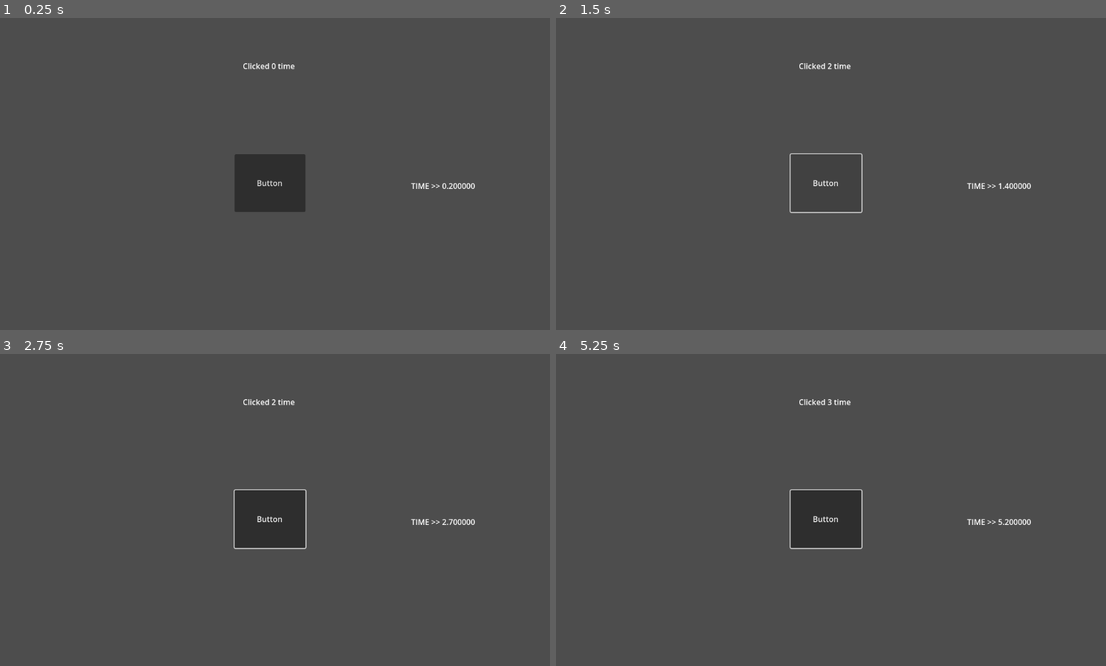
Above: before the commit, frames 1-4 (two rows, left to right).
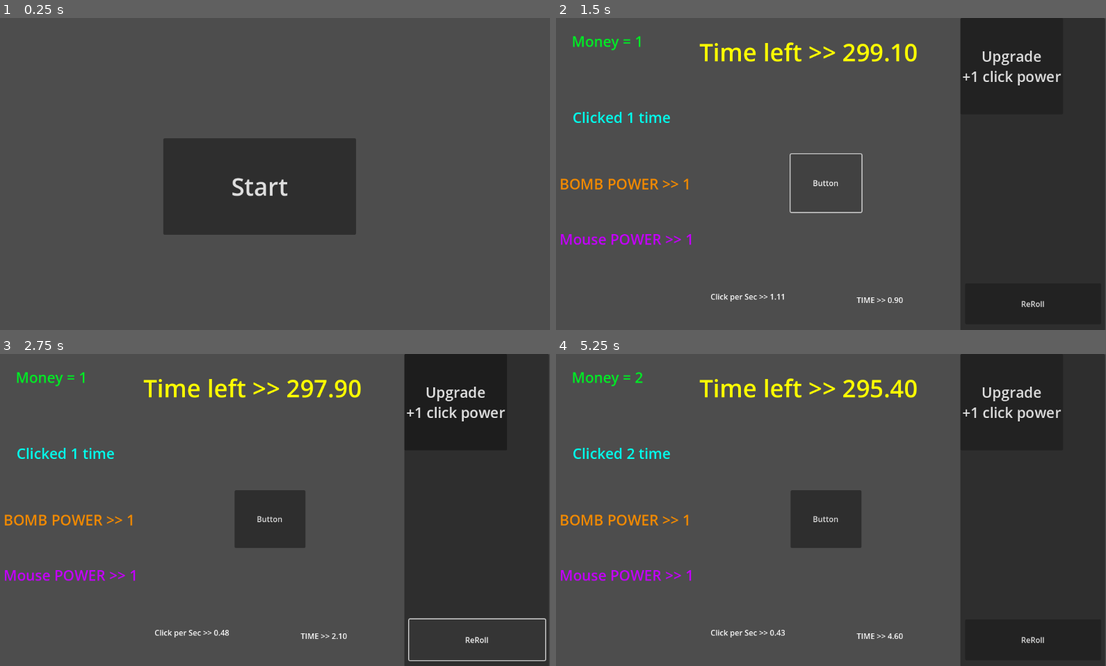
Above: after the commit, the same moments.

Repository: phunnnnnn/GameClick
Game: Godot game, scene res://Scene/startScene.tscn
Same seed, same stepped clock (60 frames per second), same inputs: the game is played once before the commit and once after it. Before the commit the project starts from res://Scene/main.tscn.
Inputs (mouse positions are in pixels of both pictures, inside the frame that each line leads up to):
- Up to frame 1 (0.25 s): no input
- Up to frame 2 (1.5 s): click (825, 183) at 0.5 s, where only the run before the commit has a clickable "Button"; click "Button" at 1.25 s
- Up to frame 3 (2.75 s): click (478, 641) at 2 s, where only the run after the commit has a clickable "ReRoll"
- Up to frame 4 (5.25 s): click (1012, 400) at 2.75 s, where only the run after the commit has a clickable "Upgrade +1 click power"; click "Button" at 3.5 s; click (1034, 641) at 4.25 s, where only the run after the commit has a clickable "ReRoll"; click (1012, 400) at 5 s, where only the run after the commit has a clickable "Upgrade +1 click power"

The runs differ from the first frame. In frame 1, 8.9% of the frame differs, in the area x 29-87%, y 14-70%; in frame 2, 28%; in frame 3, 25%; in frame 4, 29%, in the area x 0-100%, y 0-100%.

Commit message:
shop and startmenu
add
+ startmenu
+ gameover
+ shop
+ reroll
+ reset
+upgrade

Diff:
--- a/gameclick/Scene/main.tscn
+++ /dev/null
@@ -1,60 +0,0 @@
-[gd_scene load_steps=2 format=3 uid="uid://8oa6lset6jw3"]
-
-[ext_resource type="Script" uid="uid://d1th6oo2sey2p" path="res://Script/mainScript.gd" id="1_f6udf"]
-
-[node name="Main" type="Control"]
-layout_mode = 3
-anchors_preset = 15
-anchor_right = 1.0
-anchor_bottom = 1.0
-grow_horizontal = 2
-grow_vertical = 2
-script = ExtResource("1_f6udf")
-
-[node name="clickButton" type="Button" parent="."]
-layout_mode = 1
-anchors_preset = -1
-anchor_right = 1.0
-anchor_bottom = 1.0
-offset_left = 498.0
-offset_top = 283.0
-offset_right = -507.0
-offset_bottom = -245.0
-text = "Button"
-
-[node name="clicktimeLable" type="Label" parent="."]
-layout_mode = 1
-anchors_preset = 10
-anchor_right = 1.0
-offset_left = 370.0
-offset_right = -382.0
-offset_bottom = 200.0
-grow_horizontal = 2
-text = "Clicked 0 time"
-horizontal_alignment = 1
-vertical_alignment = 1
-
-[node name="Timer" type="Timer" parent="."]
-wait_time = 0.1
-
-[node name="bomb" type="Timer" parent="."]
-
-[node name="prebomb" type="Timer" parent="."]
-wait_time = 5.0
-one_shot = true
-
-[node name="bombScaling" type="Timer" parent="."]
-wait_time = 5.0
-
-[node name="clock" type="Label" parent="."]
-layout_mode = 1
-anchors_preset = 10
-anchor_right = 1.0
-offset_left = 731.0
-offset_top = 249.0
-offset_right = -21.0
-offset_bottom = 449.0
-grow_horizontal = 2
-text = "TIME >> 0.0"
-horizontal_alignment = 1
-vertical_alignment = 1
--- /dev/null
+++ b/gameclick/Scene/mainScene.tscn
@@ -0,0 +1,157 @@
+[gd_scene load_steps=2 format=3 uid="uid://8oa6lset6jw3"]
+
+[ext_resource type="Script" uid="uid://d1th6oo2sey2p" path="res://Script/mainScript.gd" id="1_v45jg"]
+
+[node name="Main" type="Control"]
+layout_mode = 3
+anchors_preset = 15
+anchor_right = 1.0
+anchor_bottom = 1.0
+grow_horizontal = 2
+grow_vertical = 2
+script = ExtResource("1_v45jg")
+
+[node name="clickButton" type="Button" parent="."]
+layout_mode = 1
+anchors_preset = -1
+anchor_right = 1.0
+anchor_bottom = 1.0
+offset_left = 498.0
+offset_top = 283.0
+offset_right = -507.0
+offset_bottom = -245.0
+text = "Button"
+
+[node name="clicktimeLable" type="Label" parent="."]
+layout_mode = 1
+anchors_preset = 10
+anchor_right = 1.0
+offset_left = 41.0
+offset_top = 166.0
+offset_right = -897.0
+offset_bottom = 247.0
+grow_horizontal = 2
+theme_override_colors/font_color = Color(0, 1, 0.933333, 1)
+theme_override_font_sizes/font_size = 30
+text = "Clicked 0 time"
+horizontal_alignment = 1
+vertical_alignment = 1
+
+[node name="clock" type="Label" parent="."]
+layout_mode = 1
+anchors_preset = 10
+anchor_right = 1.0
+offset_left = 547.0
+offset_top = 528.0
+offset_right = -332.0
+offset_bottom = 643.0
+grow_horizontal = 2
+text = "TIME >> 0.0"
+horizontal_alignment = 1
+vertical_alignment = 1
+
+[node name="moneyLable" type="Label" parent="."]
+layout_mode = 1
+anchors_preset = 10
+anchor_right = 1.0
+offset_left = 7.0
+offset_top = 8.0
+offset_right = -923.0
+offset_bottom = 88.0
+grow_horizontal = 2
+theme_override_colors/font_color = Color(0, 0.921569, 0.145098, 1)
+theme_override_font_sizes/font_size = 30
+text = "Money = 0"
+horizontal_alignment = 1
+vertical_alignment = 1
+
+[node name="bombPowerLable" type="Label" parent="."]
+layout_mode = 1
+anchors_preset = 10
+anchor_right = 1.0
+offset_left = 15.0
+offset_top = 288.0
+offset_right = -856.0
+offset_bottom = 401.0
+grow_horizontal = 2
+theme_override_colors/font_color = Color(0.952941, 0.541176, 0, 1)
+theme_override_font_sizes/font_size = 30
+text = "BOMB POWER >> 1"
+horizontal_alignment = 1
+vertical_alignment = 1
+
+[node name="mousePowerLable" type="Label" parent="."]
+layout_mode = 1
+anchors_preset = 10
+anchor_right = 1.0
+offset_left = 18.0
+offset_top = 403.0
+offset_right = -853.0
+offset_bottom = 516.0
+grow_horizontal = 2
+theme_override_colors/font_color = Color(0.768743, 0.00259829, 0.982228, 1)
+theme_override_font_sizes/font_size = 30
+text = "Mouse POWER >> 1"
+horizontal_alignment = 1
+vertical_alignment = 1
+
+[node name="timeLeftLable" type="Label" parent="."]
+layout_mode = 1
+anchors_preset = 10
+anchor_right = 1.0
+offset_left = 351.0
+offset_right = -434.0
+offset_bottom = 141.0
+grow_horizontal = 2
+theme_override_colors/font_color = Color(1, 1, 0, 1)
+theme_override_font_sizes/font_size = 50
+text = "Time left >> 0.0"
+horizontal_alignment = 1
+vertical_alignment = 1
+
+[node name="clickPerSecLable" type="Label" parent="."]
+layout_mode = 1
+anchors_preset = 10
+anchor_right = 1.0
+offset_left = 245.0
+offset_top = 522.0
+offset_right = -578.0
+offset_bottom = 636.0
+grow_horizontal = 2
+text = "Click per min >> 0.0"
+horizontal_alignment = 1
+vertical_alignment = 1
+
+[node name="shop" type="Panel" parent="."]
+layout_mode = 1
+anchors_preset = 11
+anchor_left = 1.0
+anchor_right = 1.0
+anchor_bottom = 1.0
+offset_left = -302.0
+offset_right = -2.0
+offset_bottom = 2.0
+grow_horizontal = 0
+grow_vertical = 2
+
+[node name="rerollButton" type="Button" parent="shop"]
+layout_mode = 0
+offset_left = 10.0
+offset_top = 551.0
+offset_right = 292.0
+offset_bottom = 636.0
+text = "ReRoll"
+
+[node name="timerContainter" type="Node" parent="."]
+
+[node name="Timer" type="Timer" parent="timerContainter"]
+wait_time = 0.1
+
+[node name="bomb" type="Timer" parent="timerContainter"]
+
+[node name="prebomb" type="Timer" parent="timerContainter"]
+wait_time = 5.0
+one_shot = true
+
+[node name="bombScaling" type="Timer" parent="timerContainter"]
+wait_time = 5.0
--- /dev/null
+++ b/gameclick/Scene/startScene.tscn
@@ -0,0 +1,23 @@
+[gd_scene load_steps=2 format=3 uid="uid://dc28lgljgh577"]
+
+[ext_resource type="Script" uid="uid://bne5gvnjfkjnu" path="res://Script/startScript.gd" id="1_fmdgn"]
+
+[node name="startMain" type="Control"]
+layout_mode = 3
+anchors_preset = 15
+anchor_right = 1.0
+anchor_bottom = 1.0
+grow_horizontal = 2
+grow_vertical = 2
+mouse_filter = 2
+script = ExtResource("1_fmdgn")
+
+[node name="Button" type="Button" parent="."]
+layout_mode = 0
+offset_left = 350.0
+offset_top = 250.0
+offset_right = 750.0
+offset_bottom = 450.0
+theme_override_font_sizes/font_size = 50
+text = "Start"
+icon_alignment = 1
--- /dev/null
+++ b/gameclick/Scene/upgradeScene.tscn
@@ -0,0 +1,23 @@
+[gd_scene load_steps=2 format=3 uid="uid://dpjen5q2e5a3c"]
+
+[ext_resource type="Script" uid="uid://c4fcba2d17ji2" path="res://Script/upgradeScript.gd" id="1_cypl2"]
+
+[node name="Upgrade" type="Control"]
+layout_mode = 3
+anchors_preset = 15
+anchor_right = 1.0
+anchor_bottom = 1.0
+grow_horizontal = 2
+grow_vertical = 2
+size_flags_horizontal = 4
+size_flags_vertical = 4
+mouse_filter = 2
+script = ExtResource("1_cypl2")
+
+[node name="Button" type="Button" parent="."]
+layout_mode = 0
+offset_right = 213.0
+offset_bottom = 200.0
+theme_override_font_sizes/font_size = 30
+text = "Upgrade
++1 click power"
--- a/gameclick/Script/mainScript.gd
+++ b/gameclick/Script/mainScript.gd
@@ -4,16 +4,30 @@
 @onready var button = $clickButton
 @onready var lable = $clicktimeLable
 @onready var clock = $clock
-@onready var myTimer = $Timer
+@onready var myTimer = $timerContainter/Timer
+@onready var bombPowerLable = $bombPowerLable
+@onready var clickPerSecLable = $clickPerSecLable
+@onready var moneyLable = $moneyLable
+@onready var timeLeftLable = $timeLeftLable
+@onready var shop = $shop
+@onready var timerContainter = $timerContainter
+@onready var mousePowerLable = $mousePowerLable
+@onready var rerollbutton = $shop/rerollButton
 #BOOM
-@onready var bomb = $bomb
-@onready var prebomb = $prebomb
-@onready var bombScaling = $bombScaling
+@onready var bomb = $timerContainter/bomb
+@onready var prebomb = $timerContainter/prebomb
+@onready var bombScaling = $timerContainter/bombScaling
 
+var time = 0.0
+var timeLeft = 300.0
+var money = 0
+var clickAll = 0
+var clickedTime = 0
+var bombPower = 1
+var clickPerMin = 0.0
 
-var clickedTime = 0
-var time = 0.0
-var bombPower = 1
+var mousePower = 1
+var mouse_inside = 0
 
 func _ready() -> void:
 	button.pressed.connect(_click)
@@ -21,19 +35,47 @@
 	bomb.timeout.connect(_bomb_click)
 	prebomb.timeout.connect(_bomb_start)
 	bombScaling.timeout.connect(_bomb_power_up)
+	#upgradeButton.pressed.connect(_upgrade)
+
+	shop.mouse_entered.connect(_shop_enter)
+	shop.mouse_exited.connect(_shop_exit)
+	#upgradeButton.mouse_entered.connect(_shop_enter)
+	#upgradeButton.mouse_exited.connect(_shop_exit)
+
+	rerollbutton.pressed.connect(_reroll)
+
 	myTimer.start()
 	prebomb.start()
+
+	#shopsetup
+	var upgradeIcon = load("res://Scene/upgradeScene.tscn")
+	var instance = upgradeIcon.instantiate()
+	shop.add_child(instance)
 
 func _process(delta: float) -> void:
 	pass
 
 func _click() :
-	clickedTime += 1
+	clickedTime += mousePower
+	clickAll += mousePower
+	money += 1
 	lable.text = "Clicked %d time" %clickedTime
+	moneyLable.text = "Money = %d" %money
 
 func _clock_update() :
 	time += 0.1
-	clock.text = "TIME >> %f" %time
+	timeLeft -= 0.1
+	timeLeftLable.text = "Time left >> %.2f" %timeLeft
+	clock.text = "TIME >> %.2f" %time
+
+	if clickedTime < 0 :
+		_gameOver()
+
+	if timeLeft < 0.0 :
+		_gameOver()
+
+	clickPerMin = clickAll/(time)
+	clickPerSecLable.text = "Click per Sec >> %.2f" %clickPerMin
 
 func _bomb_start() :
 	bomb.start()
@@ -42,9 +84,42 @@
 
 func _bomb_power_up() :
 	bombPower += 1
+	bombPowerLable.text = "BOMB POWER >> %d" %bombPower
 	print("power UP !!!!!")
 
 func _bomb_click() :
 	clickedTime -= bombPower
 	lable.text = "Clicked %d time" %clickedTime
 	print("BOOM")
+
+func _gameOver() :
+	print("game over !!")
+	get_tree().change_scene_to_file("res://Scene/startScene.tscn")
+
+func _shop_enter() :
+	mouse_inside += 1
+	_game_pause()
+	pass
+
+func _shop_exit() :
+	mouse_inside -= 1
+	if mouse_inside <= 0 :
+		_game_unpause()
+	pass
+
+func _game_pause() :
+	for child in timerContainter.get_children() :
+		if child is Timer :
+			child.stop()
+	pass
+
+func _game_unpause() :
+	for child in timerContainter.get_children() :
+		if child is Timer :
+			child.start()
+	pass
+
+func _reroll() :
+	var upgradeIcon = load("res://Scene/upgradeScene.tscn")
+	var instance = upgradeIcon.instantiate()
+	shop.add_child(instance)
--- /dev/null
+++ b/gameclick/Script/startScript.gd
@@ -0,0 +1,17 @@
+extends Control
+
+@onready var main = $"."
+@onready var readyButton = $Button
+
+
+func _ready() -> void:
+	readyButton.pressed.connect(_gameStart)
+	pass
+
+func _process(delta: float) -> void:
+	pass
+
+func _gameStart() :
+	print("game START ! !! !")
+	get_tree().change_scene_to_file("res://Scene/mainScene.tscn")
+	pass
--- /dev/null
+++ b/gameclick/Script/upgradeScript.gd
@@ -0,0 +1,22 @@
+extends Control
+@onready var main = $"."
+@onready var upgradeButton = $Button
+
+func _ready() -> void:
+	upgradeButton.pressed.connect(_on_pressed)
+	upgradeButton.mouse_entered.connect(_enter_button)
+	upgradeButton.mouse_exited.connect(_exit_button)
+
+func _process(delta: float) -> void:
+	pass
+
+func _on_pressed() :
+	print("Upgrade yay")
+	main.queue_free()
+	pass
+
+func _enter_button() :
+	print("ssss")
+
+func _exit_button() :
+	print("dddd")
--- a/gameclick/project.godot
+++ b/gameclick/project.godot
@@ -11,7 +11,7 @@
 [application]
 
 config/name="GameClick"
-run/main_scene="uid://8oa6lset6jw3"
+run/main_scene="uid://dc28lgljgh577"
 config/features=PackedStringArray("4.4", "GL Compatibility")
 config/icon="res://icon.svg"
 
Not shown, added: gameclick/Script/startScript.gd.uid
Not shown, added: gameclick/Script/upgradeScript.gd.uid
